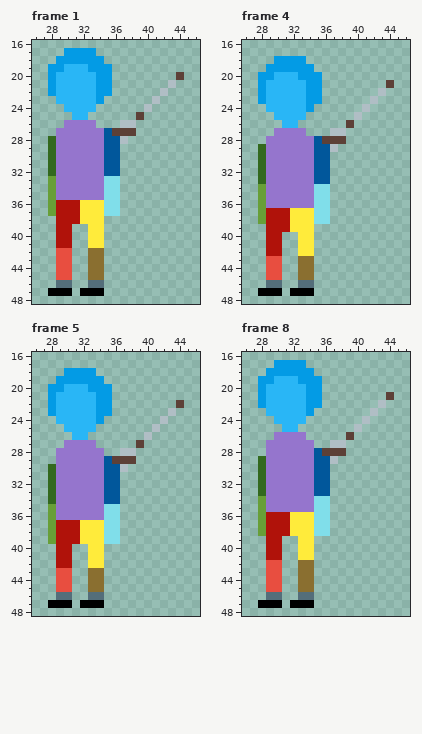
Pixel-art file: The Fallen Guardian/Assets/Art/Characters/Player/Idle/Player_Idle_Left.aseprite. The first picture shows the starting point.
64x64 pixels, 8 frames. Shown: frame 1: x 26..46, y 16..48; frame 4: x 26..46, y 16..48; frame 5: x 26..46, y 16..48; frame 8: x 26..46, y 16..48. The commit also changed other frames, which this record leaves out.
Once edited:
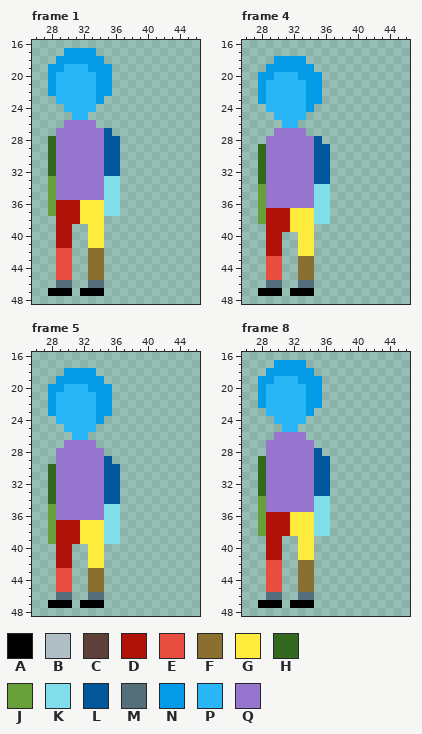
Palette (. is transparent): A #000000  B #b0bec5  C #5d4037  D #b0120a  E #e84e40  F #8a6f30  G #ffeb3b  H #33691e  J #689f38  K #80deea  L #01579b  M #546e7a  N #039be5  P #29b6f6  Q #9575cd
Change:
layer "Weapons/Club" now hidden
Frame 1:
y 20: x 44 C -> .
y 21: x 43 B -> .
y 22: x 42 B -> .
y 23: x 41 B -> .
y 24: x 40 B -> .
y 25: x 39 C -> .
y 26: x 37..38 BB -> ..
y 27: x 36..38 CCC -> ...
y 28: x 37 B -> .
Frame 4:
y 21: x 44 C -> .
y 22: x 43 B -> .
y 23: x 42 B -> .
y 24: x 41 B -> .
y 25: x 40 B -> .
y 26: x 39 C -> .
y 27: x 37..38 BB -> ..
y 28: x 36..38 CCC -> ...
y 29: x 37 B -> .
Frame 5:
y 22: x 44 C -> .
y 23: x 43 B -> .
y 24: x 42 B -> .
y 25: x 41 B -> .
y 26: x 40 B -> .
y 27: x 39 C -> .
y 28: x 37..38 BB -> ..
y 29: x 36..38 CCC -> ...
y 30: x 37 B -> .
Frame 8: the same change as frame 4
